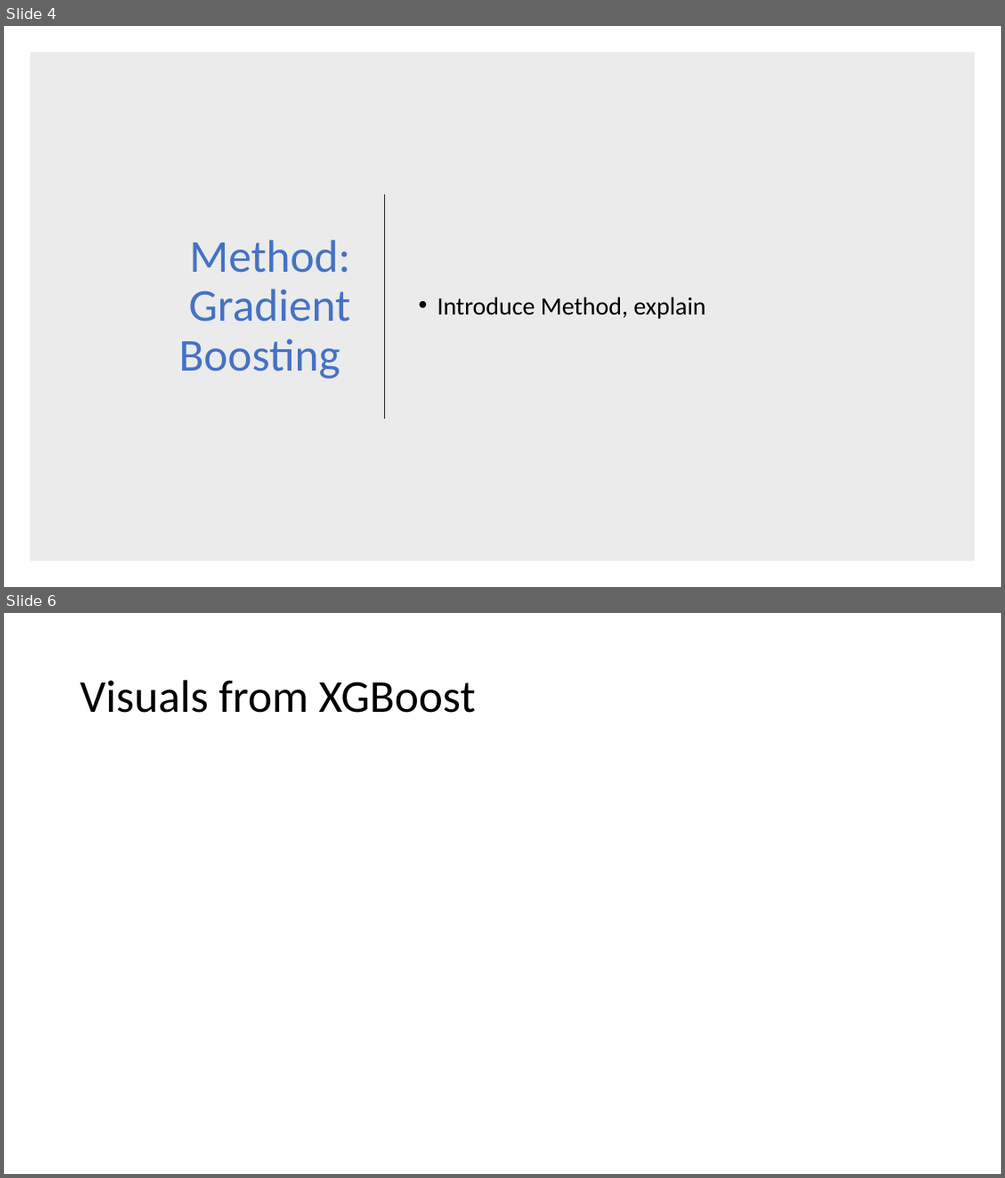
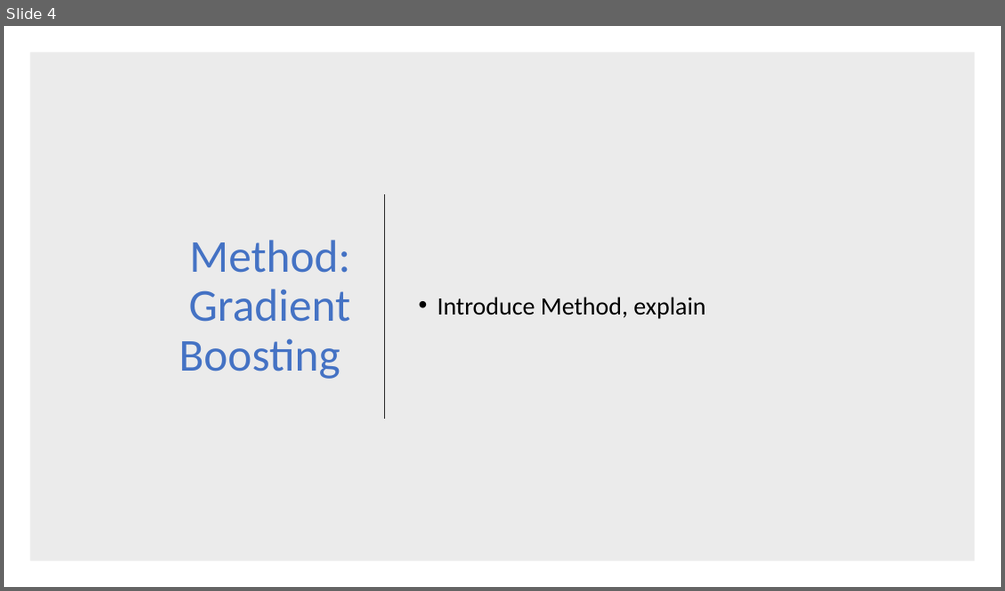
Before and after one commit to davepalazzo/Google_Analytics_Revenue_Prediction, a slide deck: Google_Revenue_Prediction_DP.pptx. Shown one above the other, each under a label of ours: slides 4 and 6 before the commit, slide 4 after it; the slides between them are not shown. The pictures are 1005x1178 and 1005x591 pixels, drawn with LibreOffice and Linux fonts; fonts in the diff are those of the drawing. Boxes give left, top, right and bottom in pixels: in the first picture for what was removed or moved away, otherwise in the second. Text is boxed around its words. In the diff, an @@ line names an element or a change of style, - is before the commit and + after.

```diff
--- a/Google_Revenue_Prediction_DP.pptx
+++ b/Google_Revenue_Prediction_DP.pptx
@@ slide 6 removed at bbox=[4, 613, 1001, 1174], background #FFFFFF @@
@@ title removed at bbox=[80, 680, 476, 713] @@
-Visuals from XGBoost
```
Also in this commit, not shown: 2 slides changed, 1 slide added, 3 other files.
